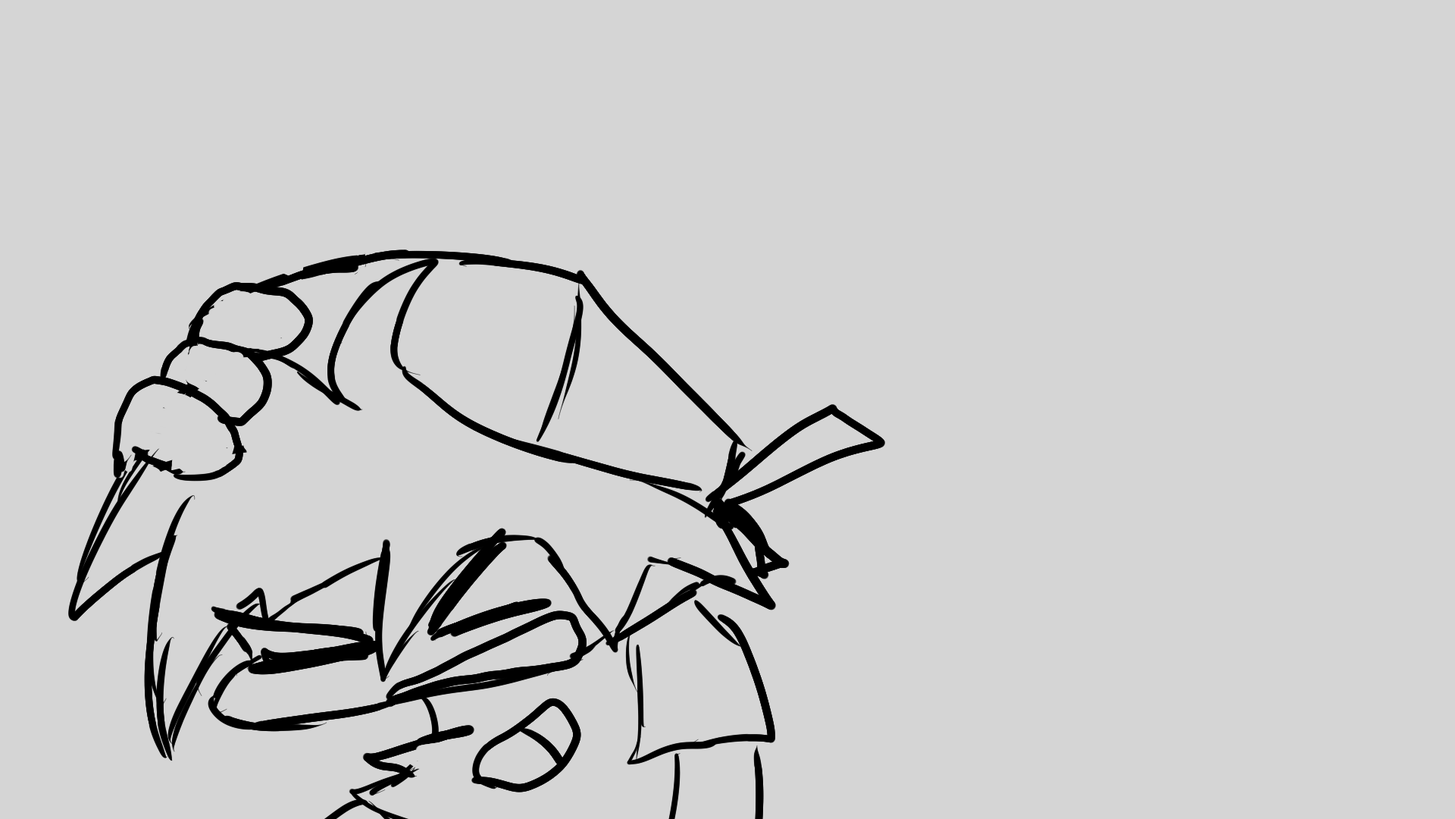
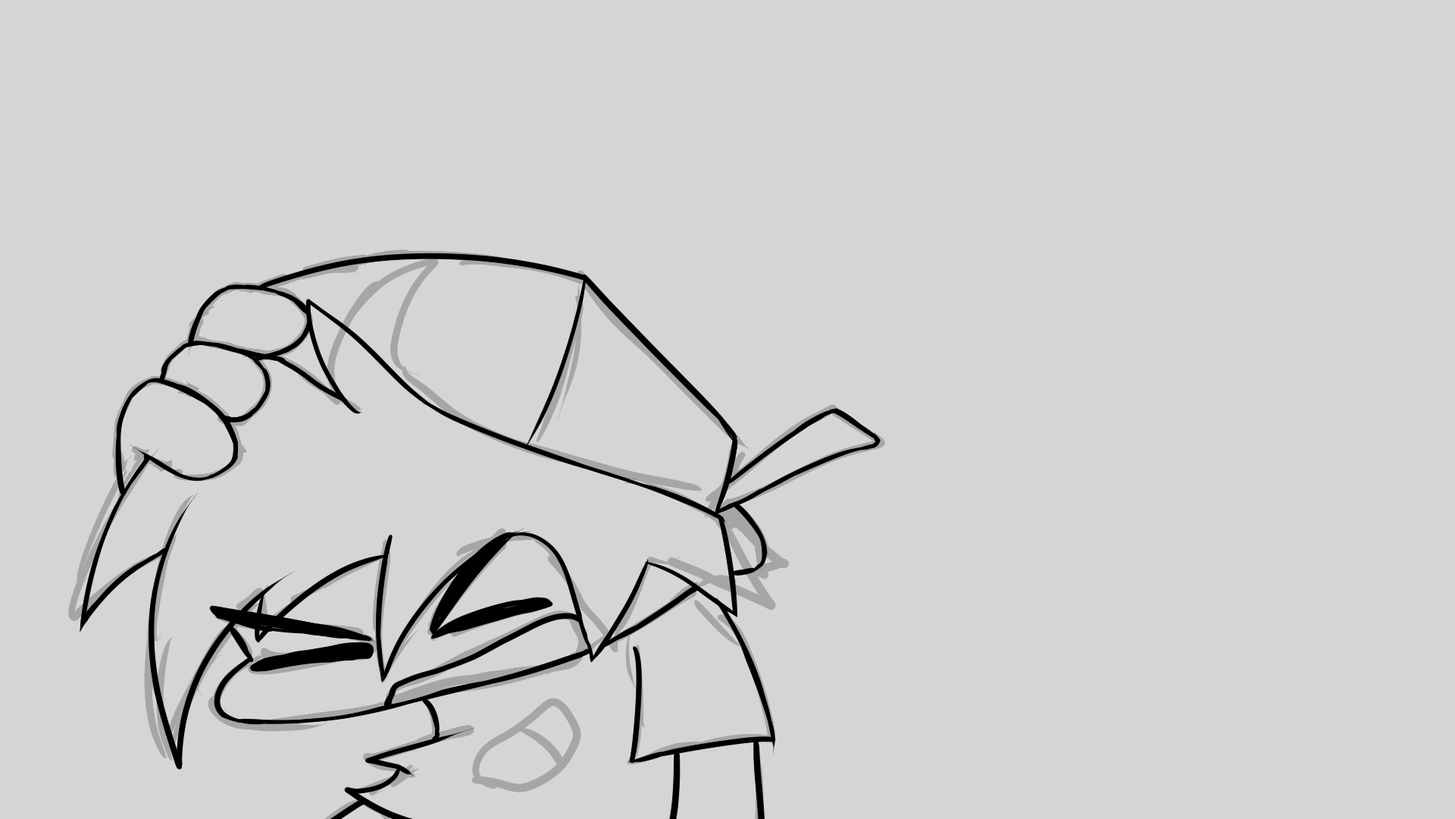
Comparing the layer stacks of the two 1455×819 images. Changes:
added layer "Capa de pintura 4" above "Capa de pintura 3" over (x1=68, y1=249, x2=886, y2=819)
"Capa de pintura 2": opacity 100% → 22%, painted on it over (x1=68, y1=249, x2=886, y2=819)
painted on "Capa de pintura 1" over (x1=68, y1=249, x2=886, y2=819)
